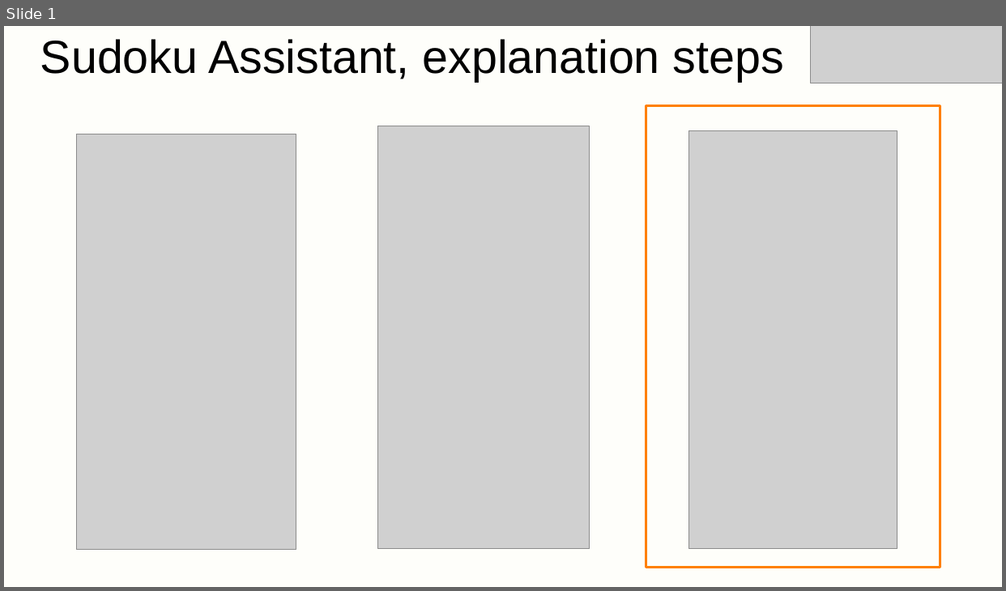
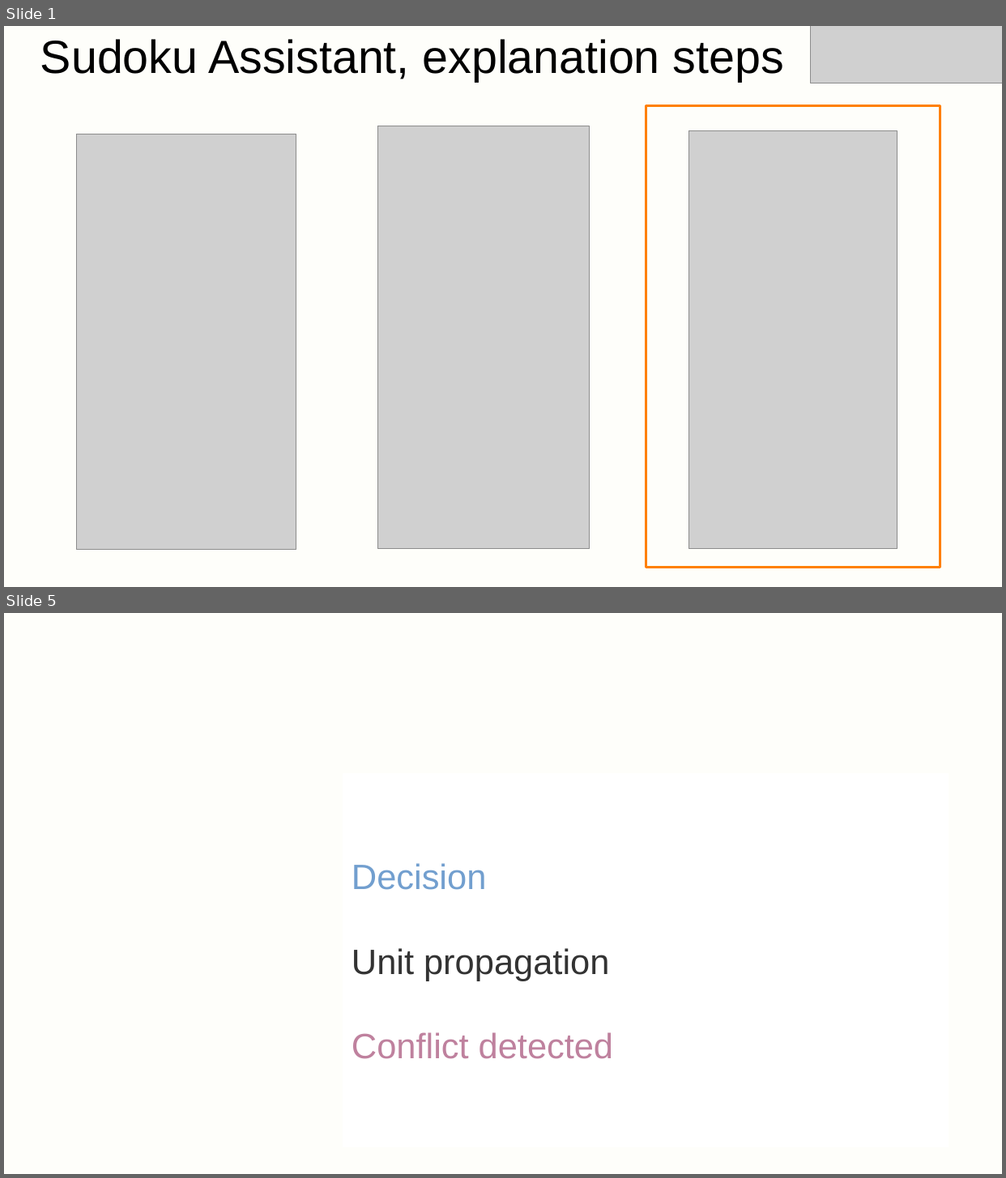
Before and after one commit to IgnaceBleukx/Tutorial-Derivatives, a slide deck: supporting_slides.pptx. Shown one above the other, each under a label of ours: slide 1 before the commit, slides 1 and 5 after it; the slides between them are not shown. The pictures are 1006x591 and 1006x1178 pixels, drawn with LibreOffice and Linux fonts; fonts in the diff are those of the drawing; grey boxes stand for pictures; background and template pictures are left out. Boxes give left, top, right and bottom in pixels: in the first picture for what was removed or moved away, otherwise in the second. Text is boxed around its words. In the diff, an @@ line names an element or a change of style, - is before the commit and + after.

```diff
--- a/supporting_slides.pptx
+++ b/supporting_slides.pptx
@@ slide 5 added at (x1=4, y1=613, x2=1002, y2=1174), background picture (left out) @@
@@ text added at (x1=351, y1=863, x2=613, y2=1059), 28 pt, text #BF819E @@
+Decision
+Unit propagation
+Conflict detected
```
Also in this commit, not shown: 1 slide changed, 6 other slides added, 7 other files.
